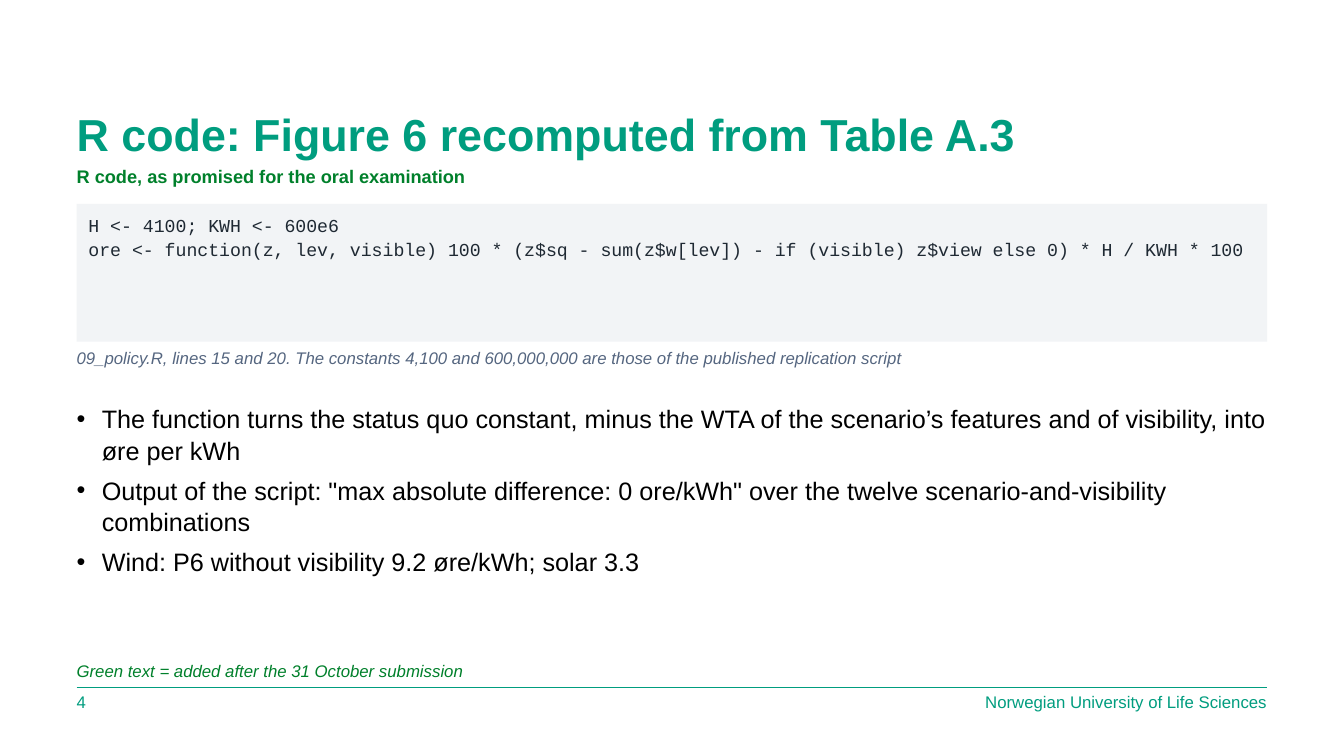
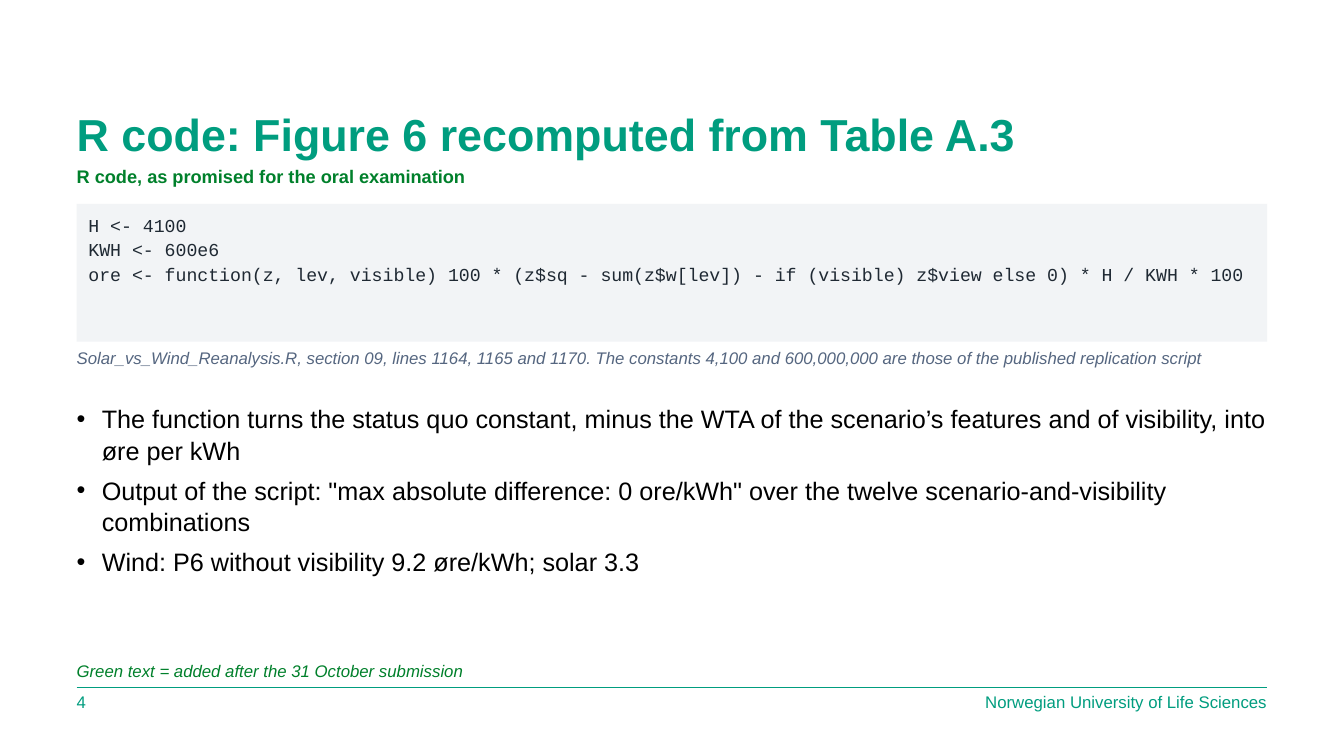
Before and after one commit to binosapk/Replication-of-Anders-et-al-2026-, a slide deck: slide 5 of docs/Defense_Presentation_13Nov.pptx. Drawn at 1344x756 pixels with LibreOffice and Linux fonts; fonts in the diff are those of the drawing; background and template pictures are left out. Boxes give left, top, right and bottom in pixels: in the first picture for what was removed or moved away, otherwise in the second. Text is boxed around its words. In the diff, an @@ line names an element or a change of style, - is before the commit and + after.

```diff
--- a/docs/Defense_Presentation_13Nov.pptx
+++ b/docs/Defense_Presentation_13Nov.pptx
@@ text in rectangle at box(88, 220, 220, 256): text changed @@
-H <- 4100; KWH <- 600e6
+H <- 4100
+KWH <- 600e6
@@ text at box(77, 352, 1201, 368): text changed @@
-09_policy.R, lines 15 and 20. The constants 4,100 and 600,000,000 are those of the published replication script
+Solar_vs_Wind_Reanalysis.R, section 09, lines 1164, 1165 and 1170. The constants 4,100 and 600,000,000 are those of the published replication script
```
Also in this commit, not shown: 6 other slides changed, 26 other files.
